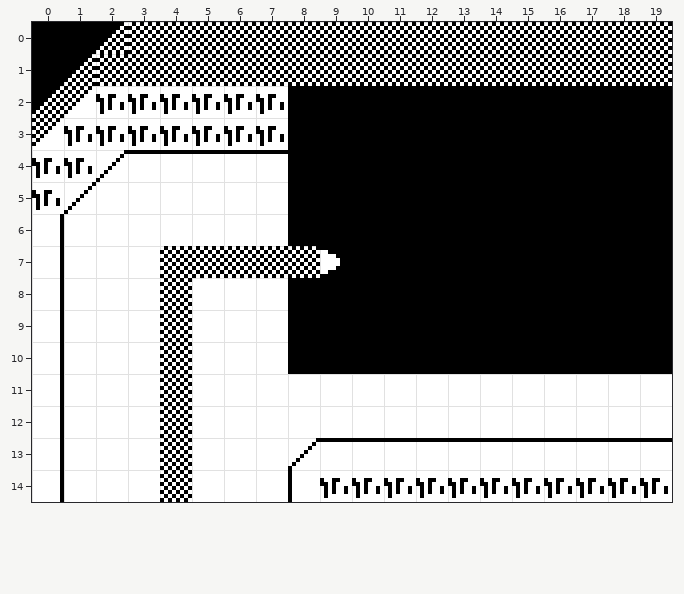
An edit to a level. Tiled map, projects/project3Y/assets/maps/map2B.tmx. This is how it looked before the edit.
Cells are 16x16 px. Shown: x 0..19, y 0..14.
Now the later version:
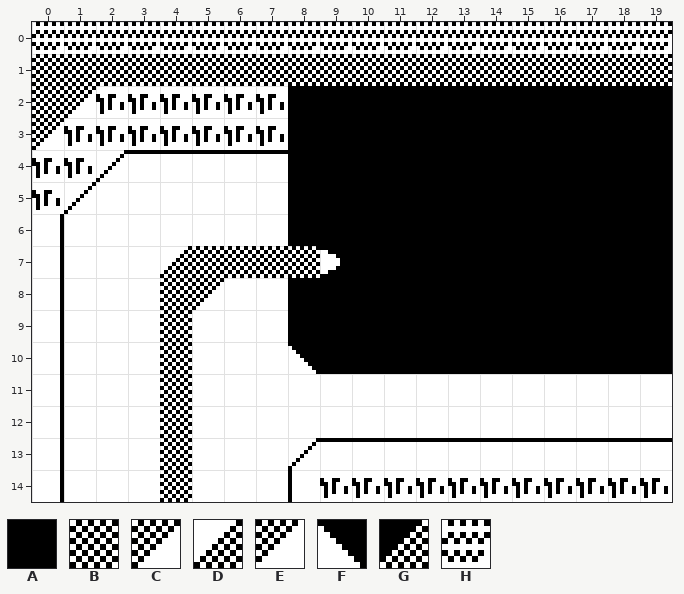
Key: from "map_tileset": A 1, B 2, C 3, D 6, E 7, F 12, G 15, H 125.
_ is an empty cell.
Edits made:
Layer "blocked":
The author changed tile A to tile B in row 1 at x 0.
The author changed tile G to tile B in row 1 at x 1; in row 2 at x 0.
The author changed tile E to tile C in row 2 at x 1; in row 3 at x 0.
Tile C now appears in row 8 at x 5.
Tile D now appears in row 7 at x 4.
The author changed tile A to tile F in row 10 at x 8.
The author changed tile A to tile H in row 0 at x 0 to 1.
The author changed tile B to tile H in row 0 at x 3 to 19.
The author changed tile G to tile H in row 0 at x 2.
Boxes around the changes in both pictures, in picture pixels (x1, y1, x2, y2):
changed: (32, 22, 672, 150)
added: (160, 246, 224, 310)
changed: (288, 346, 316, 374)
